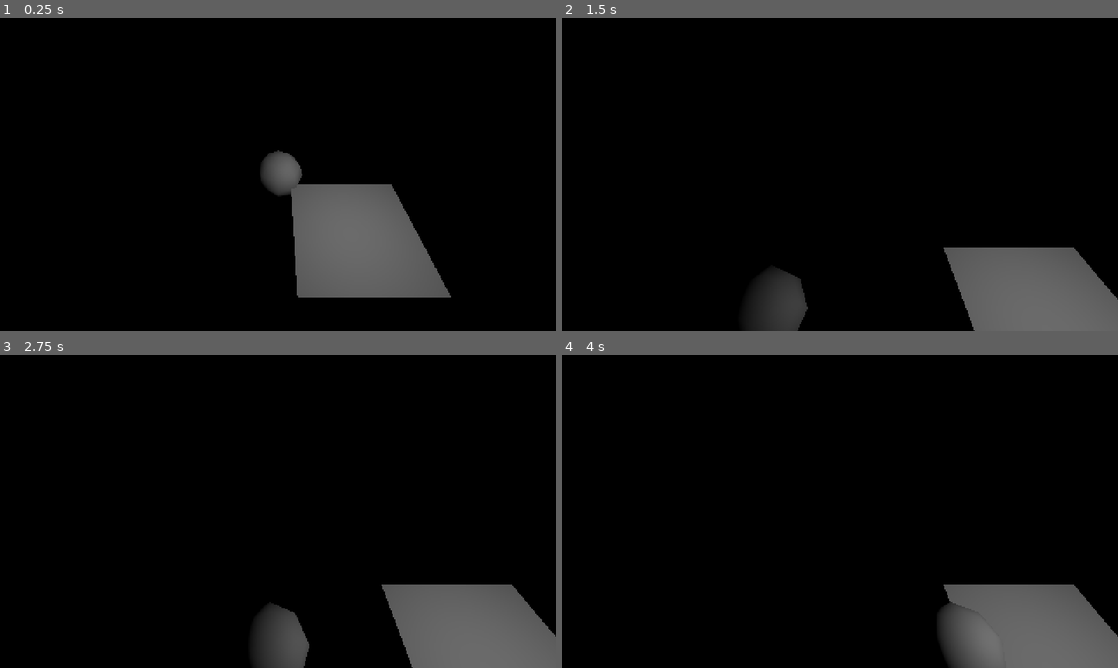
Above: before the commit, frames 1-4 (two rows, left to right).
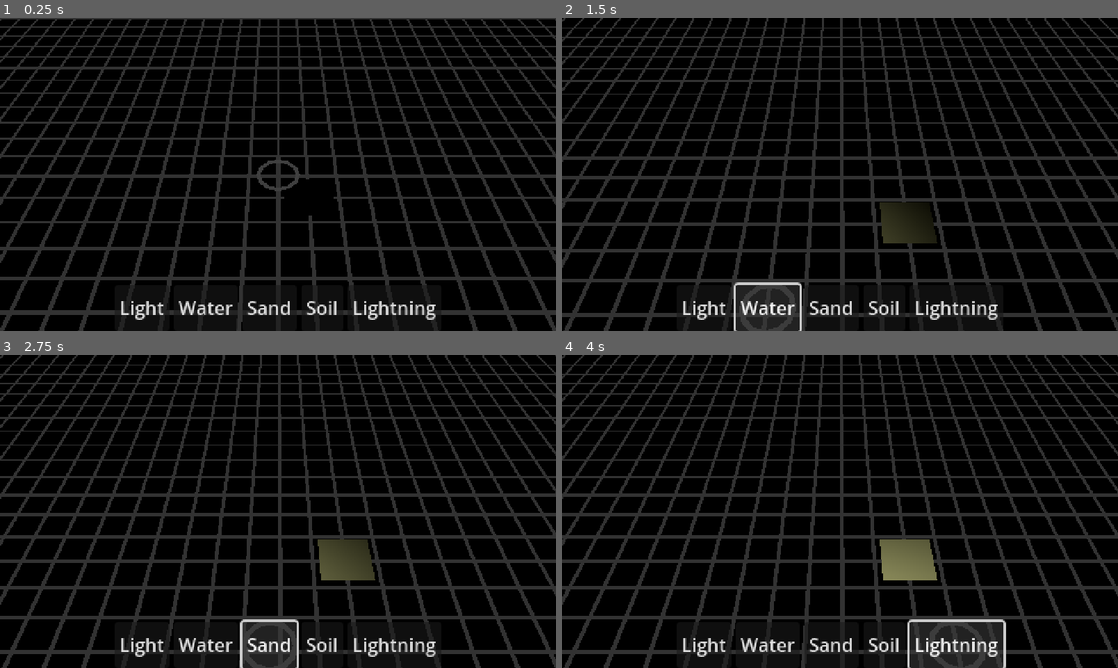
Above: after the commit, the same moments.

Repository: nulture/micro_jam_017_islands
Game: Godot game, scene res://scenes/world.tscn
The game is run twice, just before and just after one commit, with the same random seed, the same clock (stepped at 60 frames per second) and the same inputs.
Inputs (mouse positions are in pixels of both pictures, inside the frame that each line leads up to):
- Up to frame 1 (0.25 s): no input
- Up to frame 2 (1.5 s): click (706, 309) at 0.5 s, where only the run after the commit has a clickable "Light"; click (767, 309) at 1.25 s, where only the run after the commit has a clickable "Water"
- Up to frame 3 (2.75 s): click (266, 646) at 2 s, where only the run after the commit has a clickable "Sand"
- Up to frame 4 (4 s): click (884, 646) at 2.75 s, where only the run after the commit has a clickable "Soil"; click (956, 646) at 3.5 s, where only the run after the commit has a clickable "Lightning"

The runs differ from the first frame. In frame 1, 31% of the frame differs, in the area x 0-100%, y 0-100%; in frame 2, 30%; in frame 3, 31%; in frame 4, 31%.

Commit message:
Added light tool and grid

Diff:
--- /dev/null
+++ b/assets/materials/parallax_plane.tres
@@ -0,0 +1,11 @@
+[gd_resource type="ShaderMaterial" load_steps=3 format=3 uid="uid://dsrd6ulm7f4fx"]
+
+[ext_resource type="Shader" uid="uid://8fyn4icg3n44" path="res://assets/shaders/parallax_plane.tres" id="1_7wa3n"]
+[ext_resource type="Texture2D" uid="uid://0tjlbxl5y8cw" path="res://assets/textures/tile.png" id="2_4ujpq"]
+
+[resource]
+render_priority = 0
+shader = ExtResource("1_7wa3n")
+shader_parameter/uv_scale = Vector2(32, 32)
+shader_parameter/uv_parallax = Vector2(0.8, 0.8)
+shader_parameter/albedo = ExtResource("2_4ujpq")
--- /dev/null
+++ b/assets/shaders/parallax_plane.tres
@@ -0,0 +1,144 @@
+[gd_resource type="VisualShader" load_steps=13 format=3 uid="uid://8fyn4icg3n44"]
+
+[sub_resource type="VisualShaderNodeVectorDecompose" id="VisualShaderNodeVectorDecompose_gmrxe"]
+
+[sub_resource type="VisualShaderNodeVectorCompose" id="VisualShaderNodeVectorCompose_pytxk"]
+op_type = 0
+
+[sub_resource type="VisualShaderNodeVectorOp" id="VisualShaderNodeVectorOp_pasd6"]
+default_input_values = [0, Vector2(0, 0), 1, Vector2(0, 0)]
+op_type = 0
+operator = 2
+
+[sub_resource type="VisualShaderNodeVec2Parameter" id="VisualShaderNodeVec2Parameter_dblc7"]
+parameter_name = "uv_parallax"
+default_value_enabled = true
+default_value = Vector2(1, 1)
+
+[sub_resource type="VisualShaderNodeTexture2DParameter" id="VisualShaderNodeTexture2DParameter_6fpuq"]
+parameter_name = "albedo"
+texture_type = 1
+texture_filter = 1
+
+[sub_resource type="VisualShaderNodeTexture" id="VisualShaderNodeTexture_upchg"]
+source = 5
+
+[sub_resource type="VisualShaderNodeVectorDecompose" id="VisualShaderNodeVectorDecompose_7wcfy"]
+default_input_values = [0, Quaternion(0, 0, 0, 0)]
+op_type = 2
+
+[sub_resource type="VisualShaderNodeInput" id="VisualShaderNodeInput_bq75y"]
+input_name = "uv"
+
+[sub_resource type="VisualShaderNodeVec2Parameter" id="VisualShaderNodeVec2Parameter_ygsys"]
+parameter_name = "uv_scale"
+default_value_enabled = true
+default_value = Vector2(1, 1)
+
+[sub_resource type="VisualShaderNodeVectorOp" id="VisualShaderNodeVectorOp_xulon"]
+default_input_values = [0, Vector2(0, 0), 1, Vector2(0, 0)]
+op_type = 0
+operator = 2
+
+[sub_resource type="VisualShaderNodeVectorOp" id="VisualShaderNodeVectorOp_o11iv"]
+default_input_values = [0, Vector2(0, 0), 1, Vector2(0, 0)]
+op_type = 0
+
+[sub_resource type="VisualShaderNodeInput" id="VisualShaderNodeInput_8fbgn"]
+input_name = "node_position_world"
+
+[resource]
+code = "shader_type spatial;
+render_mode blend_mix, depth_draw_opaque, cull_back, diffuse_lambert, specular_schlick_ggx, unshaded;
+
+uniform vec2 uv_scale = vec2(1.000000, 1.000000);
+uniform vec2 uv_parallax = vec2(1.000000, 1.000000);
+uniform sampler2D albedo : source_color, filter_nearest;
+
+
+
+void fragment() {
+// Input:5
+	vec2 n_out5p0 = UV;
+
+
+// Vector2Parameter:6
+	vec2 n_out6p0 = uv_scale;
+
+
+// VectorOp:7
+	vec2 n_out7p0 = n_out5p0 * n_out6p0;
+
+
+// Input:9
+	vec3 n_out9p0 = NODE_POSITION_WORLD;
+
+
+// VectorDecompose:10
+	float n_out10p0 = n_out9p0.x;
+	float n_out10p1 = n_out9p0.y;
+	float n_out10p2 = n_out9p0.z;
+
+
+// VectorCompose:11
+	vec2 n_out11p0 = vec2(n_out10p0, n_out10p2);
+
+
+// Vector2Parameter:13
+	vec2 n_out13p0 = uv_parallax;
+
+
+// VectorOp:12
+	vec2 n_out12p0 = n_out11p0 * n_out13p0;
+
+
+// VectorOp:8
+	vec2 n_out8p0 = n_out7p0 + n_out12p0;
+
+
+	vec4 n_out3p0;
+// Texture2D:3
+	n_out3p0 = texture(albedo, n_out8p0);
+
+
+// VectorDecompose:4
+	float n_out4p0 = n_out3p0.x;
+	float n_out4p1 = n_out3p0.y;
+	float n_out4p2 = n_out3p0.z;
+	float n_out4p3 = n_out3p0.w;
+
+
+// Output:0
+	ALBEDO = vec3(n_out3p0.xyz);
+	ALPHA = n_out4p3;
+
+
+}
+"
+graph_offset = Vector2(-155.704, 24.5927)
+flags/unshaded = true
+nodes/fragment/2/node = SubResource("VisualShaderNodeTexture2DParameter_6fpuq")
+nodes/fragment/2/position = Vector2(-580, 300)
+nodes/fragment/3/node = SubResource("VisualShaderNodeTexture_upchg")
+nodes/fragment/3/position = Vector2(-120, 140)
+nodes/fragment/4/node = SubResource("VisualShaderNodeVectorDecompose_7wcfy")
+nodes/fragment/4/position = Vector2(60, 260)
+nodes/fragment/5/node = SubResource("VisualShaderNodeInput_bq75y")
+nodes/fragment/5/position = Vector2(-800, -420)
+nodes/fragment/6/node = SubResource("VisualShaderNodeVec2Parameter_ygsys")
+nodes/fragment/6/position = Vector2(-800, -340)
+nodes/fragment/7/node = SubResource("VisualShaderNodeVectorOp_xulon")
+nodes/fragment/7/position = Vector2(-240, -340)
+nodes/fragment/8/node = SubResource("VisualShaderNodeVectorOp_o11iv")
+nodes/fragment/8/position = Vector2(-520, -100)
+nodes/fragment/9/node = SubResource("VisualShaderNodeInput_8fbgn")
+nodes/fragment/9/position = Vector2(-1500, 120)
+nodes/fragment/10/node = SubResource("VisualShaderNodeVectorDecompose_gmrxe")
+nodes/fragment/10/position = Vector2(-1180, 120)
+nodes/fragment/11/node = SubResource("VisualShaderNodeVectorCompose_pytxk")
+nodes/fragment/11/position = Vector2(-1000, 100)
+nodes/fragment/12/node = SubResource("VisualShaderNodeVectorOp_pasd6")
+nodes/fragment/12/position = Vector2(-760, 80)
+nodes/fragment/13/node = SubResource("VisualShaderNodeVec2Parameter_dblc7")
+nodes/fragment/13/position = Vector2(-1220, 300)
+nodes/fragment/connections = PackedInt32Array(2, 0, 3, 2, 3, 0, 4, 0, 6, 0, 7, 1, 9, 0, 10, 0, 10, 0, 11, 0, 10, 2, 11, 1, 11, 0, 12, 0, 12, 0, 8, 1, 13, 0, 12, 1, 8, 0, 3, 0, 5, 0, 7, 0, 7, 0, 8, 0, 4, 3, 0, 1, 3, 0, 0, 0)
--- a/project.godot
+++ b/project.godot
@@ -10,7 +10,7 @@
 
 [application]
 
-config/name="micro_jam_017_islands"
+config/name="Let There Be Light"
 run/main_scene="res://scenes/world.tscn"
 config/features=PackedStringArray("4.2", "GL Compatibility")
 config/icon="res://icon.svg"
@@ -18,6 +18,10 @@
 [autoload]
 
 autoload="*res://addons/scrungly_tools/scripts/autoload.gd"
+
+[debug]
+
+gdscript/warnings/unused_parameter=0
 
 [display]
 
@@ -107,64 +111,64 @@
 "events": [Object(InputEventJoypadMotion,"resource_local_to_scene":false,"resource_name":"","device":-1,"axis":1,"axis_value":-1.0,"script":null)
 ]
 }
-item_slot_1={
+tool_slot_1={
 "deadzone": 0.5,
 "events": [Object(InputEventKey,"resource_local_to_scene":false,"resource_name":"","device":-1,"window_id":0,"alt_pressed":false,"shift_pressed":false,"ctrl_pressed":false,"meta_pressed":false,"pressed":false,"keycode":0,"physical_keycode":49,"key_label":0,"unicode":49,"echo":false,"script":null)
 ]
 }
-item_slot_2={
+tool_slot_2={
 "deadzone": 0.5,
 "events": [Object(InputEventKey,"resource_local_to_scene":false,"resource_name":"","device":-1,"window_id":0,"alt_pressed":false,"shift_pressed":false,"ctrl_pressed":false,"meta_pressed":false,"pressed":false,"keycode":0,"physical_keycode":50,"key_label":0,"unicode":50,"echo":false,"script":null)
 ]
 }
-item_slot_3={
+tool_slot_3={
 "deadzone": 0.5,
 "events": [Object(InputEventKey,"resource_local_to_scene":false,"resource_name":"","device":-1,"window_id":0,"alt_pressed":false,"shift_pressed":false,"ctrl_pressed":false,"meta_pressed":false,"pressed":false,"keycode":0,"physical_keycode":51,"key_label":0,"unicode":51,"echo":false,"script":null)
 ]
 }
-item_slot_4={
+tool_slot_4={
 "deadzone": 0.5,
 "events": [Object(InputEventKey,"resource_local_to_scene":false,"resource_name":"","device":-1,"window_id":0,"alt_pressed":false,"shift_pressed":false,"ctrl_pressed":false,"meta_pressed":false,"pressed":false,"keycode":0,"physical_keycode":52,"key_label":0,"unicode":52,"echo":false,"script":null)
 ]
 }
-item_slot_5={
+tool_slot_5={
 "deadzone": 0.5,
 "events": [Object(InputEventKey,"resource_local_to_scene":false,"resource_name":"","device":-1,"window_id":0,"alt_pressed":false,"shift_pressed":false,"ctrl_pressed":false,"meta_pressed":false,"pressed":false,"keycode":0,"physical_keycode":53,"key_label":0,"unicode":53,"echo":false,"script":null)
 ]
 }
-item_slot_6={
+tool_slot_6={
 "deadzone": 0.5,
 "events": [Object(InputEventKey,"resource_local_to_scene":false,"resource_name":"","device":-1,"window_id":0,"alt_pressed":false,"shift_pressed":false,"ctrl_pressed":false,"meta_pressed":false,"pressed":false,"keycode":0,"physical_keycode":54,"key_label":0,"unicode":54,"echo":false,"script":null)
 ]
 }
-item_slot_7={
+tool_slot_7={
 "deadzone": 0.5,
 "events": [Object(InputEventKey,"resource_local_to_scene":false,"resource_name":"","device":-1,"window_id":0,"alt_pressed":false,"shift_pressed":false,"ctrl_pressed":false,"meta_pressed":false,"pressed":false,"keycode":0,"physical_keycode":55,"key_label":0,"unicode":55,"echo":false,"script":null)
 ]
 }
-item_slot_8={
+tool_slot_8={
 "deadzone": 0.5,
 "events": [Object(InputEventKey,"resource_local_to_scene":false,"resource_name":"","device":-1,"window_id":0,"alt_pressed":false,"shift_pressed":false,"ctrl_pressed":false,"meta_pressed":false,"pressed":false,"keycode":0,"physical_keycode":56,"key_label":0,"unicode":56,"echo":false,"script":null)
 ]
 }
-item_slot_9={
+tool_slot_9={
 "deadzone": 0.5,
 "events": [Object(InputEventKey,"resource_local_to_scene":false,"resource_name":"","device":-1,"window_id":0,"alt_pressed":false,"shift_pressed":false,"ctrl_pressed":false,"meta_pressed":false,"pressed":false,"keycode":0,"physical_keycode":57,"key_label":0,"unicode":57,"echo":false,"script":null)
 ]
 }
-item_slot_left={
+tool_slot_left={
 "deadzone": 0.5,
 "events": [Object(InputEventMouseButton,"resource_local_to_scene":false,"resource_name":"","device":-1,"window_id":0,"a …(253 unchanged characters)…
 , Object(InputEventJoypadButton,"resource_local_to_scene":false,"resource_name":"","device":-1,"button_index":13,"pressure":0.0,"pressed":true,"script":null)
 ]
 }
-item_slot_right={
+tool_slot_right={
 "deadzone": 0.5,
 "events": [Object(InputEventMouseButton,"resource_local_to_scene":false,"resource_name":"","device":-1,"window_id":0,"a …(253 unchanged characters)…
 , Object(InputEventJoypadButton,"resource_local_to_scene":false,"resource_name":"","device":-1,"button_index":14,"pressure":0.0,"pressed":true,"script":null)
 ]
 }
-use_item={
+use_tool={
 "deadzone": 0.5,
 "events": [Object(InputEventMouseButton,"resource_local_to_scene":false,"resource_name":"","device":-1,"window_id":0,"a …(253 unchanged characters)…
 , Object(InputEventJoypadButton,"resource_local_to_scene":false,"resource_name":"","device":-1,"button_index":0,"pressure":0.0,"pressed":true,"script":null)
@@ -177,3 +181,5 @@
 renderer/rendering_method="gl_compatibility"
 renderer/rendering_method.mobile="gl_compatibility"
 textures/default_filters/anisotropic_filtering_level=0
+textures/decals/filter=0
+textures/light_projectors/filter=0
--- a/scenes/player_camera.tscn
+++ b/scenes/player_camera.tscn
@@ -1,11 +1,15 @@
-[gd_scene load_steps=4 format=3 uid="uid://kyw7ggafjjsx"]
+[gd_scene load_steps=6 format=3 uid="uid://kyw7ggafjjsx"]
 
 [ext_resource type="Script" path="res://scripts/player_camera.gd" id="1_kiklo"]
 [ext_resource type="PackedScene" uid="uid://bagdyfnn5e2og" path="res://scenes/player_cursor.tscn" id="2_pmace"]
+[ext_resource type="Material" uid="uid://dsrd6ulm7f4fx" path="res://assets/materials/parallax_plane.tres" id="3_cwafo"]
 
-[sub_resource type="Environment" id="Environment_mwlrm"]
+[sub_resource type="Environment" id="Environment_j8r2m"]
 background_mode = 1
-background_energy_multiplier = 0.0
+
+[sub_resource type="PlaneMesh" id="PlaneMesh_mrrj1"]
+material = ExtResource("3_cwafo")
+size = Vector2(40, 40)
 
 [node name="camera_root" type="Node3D"]
 script = ExtResource("1_kiklo")
@@ -14,8 +18,13 @@
 edges_thickness = 5.0
 
 [node name="camera_3d" type="Camera3D" parent="."]
-transform = Transform3D(1, 0, 0, 0, 0.707107, 0.707107, 0, -0.707107, 0.707107, 0, 3, 3)
-environment = SubResource("Environment_mwlrm")
+transform = Transform3D(1, 0, 0, 0, 0.707107, 0.707107, 0, -0.707107, 0.707107, 0, 13, 13)
+environment = SubResource("Environment_j8r2m")
+fov = 40.0
 
 [node name="cursor_root" parent="." node_paths=PackedStringArray("camera") instance=ExtResource("2_pmace")]
 camera = NodePath("../camera_3d")
+
+[node name="void_plane" type="MeshInstance3D" parent="."]
+transform = Transform3D(1, 0, 0, 0, 1, 0, 0, 0, 1, 0, -0.1, 0)
+mesh = SubResource("PlaneMesh_mrrj1")
--- a/scenes/player_cursor.tscn
+++ b/scenes/player_cursor.tscn
@@ -1,15 +1,24 @@
-[gd_scene load_steps=3 format=3 uid="uid://bagdyfnn5e2og"]
+[gd_scene load_steps=5 format=3 uid="uid://bagdyfnn5e2og"]
 
 [ext_resource type="Script" path="res://scripts/player_cursor.gd" id="1_lxjdj"]
+[ext_resource type="PackedScene" uid="uid://b3emtkoliqfm" path="res://scenes/player_tools/tool_light.tscn" id="2_wrebh"]
 
-[sub_resource type="SphereMesh" id="SphereMesh_b2fqv"]
-radial_segments = 8
-rings = 5
+[sub_resource type="StandardMaterial3D" id="StandardMaterial3D_kxw0x"]
+shading_mode = 0
+albedo_color = Color(0.2484, 0.2484, 0.2484, 1)
+
+[sub_resource type="TorusMesh" id="TorusMesh_n4mtk"]
+material = SubResource("StandardMaterial3D_kxw0x")
+inner_radius = 0.75
+rings = 12
+ring_segments = 3
 
 [node name="cursor_root" type="Node3D"]
 script = ExtResource("1_lxjdj")
 mouse_plane = Plane(0, 1, 0, 0)
 stick_speed = 5.0
+player_tools = Array[PackedScene]([ExtResource("2_wrebh")])
 
 [node name="mesh_instance_3d" type="MeshInstance3D" parent="."]
-mesh = SubResource("SphereMesh_b2fqv")
+transform = Transform3D(1, 0, 0, 0, 0.1, 0, 0, 0, 1, 0, 0, 0)
+mesh = SubResource("TorusMesh_n4mtk")
--- /dev/null
+++ b/scenes/player_tools/item_base.tscn
@@ -0,0 +1,3 @@
+[gd_scene format=3 uid="uid://hwok4xxd2hos"]
+
+[node name="item_base" type="Node3D"]
--- /dev/null
+++ b/scenes/player_tools/item_light.tscn
@@ -0,0 +1,11 @@
+[gd_scene load_steps=2 format=3 uid="uid://d27n6f2inetnl"]
+
+[ext_resource type="PackedScene" uid="uid://hwok4xxd2hos" path="res://scenes/player_tools/item_base.tscn" id="1_67xv4"]
+
+[node name="item_base" instance=ExtResource("1_67xv4")]
+
+[node name="omni_light_3d" type="OmniLight3D" parent="." index="0"]
+transform = Transform3D(1, 0, 0, 0, 1, 0, 0, 0, 1, 0, 5, 0)
+light_color = Color(1, 1, 0.666667, 1)
+light_energy = 2.0
+omni_range = 10.0
--- /dev/null
+++ b/scenes/player_tools/tool_base.tscn
@@ -0,0 +1,3 @@
+[gd_scene format=3 uid="uid://b1e4y82nhidct"]
+
+[node name="tool_base" type="Node3D"]
--- /dev/null
+++ b/scenes/player_tools/tool_light.tscn
@@ -0,0 +1,9 @@
+[gd_scene load_steps=4 format=3 uid="uid://b3emtkoliqfm"]
+
+[ext_resource type="PackedScene" uid="uid://b1e4y82nhidct" path="res://scenes/player_tools/tool_base.tscn" id="1_lmut8"]
+[ext_resource type="Script" path="res://scripts/player_tools/tool_light.gd" id="2_gbsbb"]
+[ext_resource type="PackedScene" uid="uid://d27n6f2inetnl" path="res://scenes/player_tools/item_light.tscn" id="3_g3wc5"]
+
+[node name="tool_light" instance=ExtResource("1_lmut8")]
+script = ExtResource("2_gbsbb")
+item_prefab = ExtResource("3_g3wc5")
--- /dev/null
+++ b/scenes/ui/items.tscn
@@ -0,0 +1,42 @@
+[gd_scene format=3 uid="uid://ck7mrxogelqqu"]
+
+[node name="items" type="Control"]
+layout_mode = 3
+anchors_preset = 15
+anchor_right = 1.0
+anchor_bottom = 1.0
+grow_horizontal = 2
+grow_vertical = 2
+
+[node name="h_box_container" type="HBoxContainer" parent="."]
+layout_mode = 1
+anchors_preset = 7
+anchor_left = 0.5
+anchor_top = 1.0
+anchor_right = 0.5
+anchor_bottom = 1.0
+offset_left = -53.0
+offset_top = -40.0
+offset_right = 53.0
+grow_horizontal = 2
+grow_vertical = 0
+
+[node name="button" type="Button" parent="h_box_container"]
+layout_mode = 2
+text = "Light"
+
+[node name="button_2" type="Button" parent="h_box_container"]
+layout_mode = 2
+text = "Water"
+
+[node name="button_3" type="Button" parent="h_box_container"]
+layout_mode = 2
+text = "Sand"
+
+[node name="button_4" type="Button" parent="h_box_container"]
+layout_mode = 2
+text = "Soil"
+
+[node name="button_5" type="Button" parent="h_box_container"]
+layout_mode = 2
+text = "Lightning"
--- a/scenes/world.tscn
+++ b/scenes/world.tscn
@@ -1,15 +1,17 @@
-[gd_scene load_steps=3 format=3 uid="uid://bwln06s0mijil"]
+[gd_scene load_steps=4 format=3 uid="uid://bwln06s0mijil"]
 
+[ext_resource type="PackedScene" uid="uid://ck7mrxogelqqu" path="res://scenes/ui/items.tscn" id="1_418ir"]
 [ext_resource type="PackedScene" uid="uid://kyw7ggafjjsx" path="res://scenes/player_camera.tscn" id="1_n7dex"]
 
 [sub_resource type="PlaneMesh" id="PlaneMesh_a6dcr"]
 
 [node name="world" type="Node3D"]
 
+[node name="canvas_layer" type="CanvasLayer" parent="."]
+
+[node name="items" parent="canvas_layer" instance=ExtResource("1_418ir")]
+
 [node name="mesh_instance_3d" type="MeshInstance3D" parent="."]
 mesh = SubResource("PlaneMesh_a6dcr")
 
-[node name="omni_light_3d" type="OmniLight3D" parent="mesh_instance_3d"]
-transform = Transform3D(1, 0, 0, 0, 1, 0, 0, 0, 1, 0, 2, 0)
-
 [node name="camera_root" parent="." instance=ExtResource("1_n7dex")]
--- a/scripts/player_camera.gd
+++ b/scripts/player_camera.gd
@@ -13,7 +13,7 @@
 
 # Called every frame. 'delta' is the elapsed time since the previous frame.
 func _process(delta: float) -> void:
-	var edges_vector : Vector3
+	var edges_vector = Vector3.ZERO
 	if mouse_position.x < edges_thickness :
 		edges_vector.x -= 1.0
 	elif mouse_position.x > edges_boundary.x :
--- a/scripts/player_cursor.gd
+++ b/scripts/player_cursor.gd
@@ -4,11 +4,33 @@
 @export var mouse_plane : Plane
 @export var stick_speed : float = 1.0
 
+@export var player_tools : Array[PackedScene]
+
 var mouse_position : Vector2
 var stick_vector : Vector3
 var mouse_enabled : bool
 
+var _tool_index : int = -1
+var tool_index : int = 0 :
+	get : return _tool_index
+	set (value) :
+		if _tool_index == value || value >= player_tools.size() : return
+		_tool_index = value
+
+		active_tool = player_tools[_tool_index].instantiate() as PlayerTool
+
+var _active_tool : PlayerTool
+var active_tool : PlayerTool :
+	get : return _active_tool
+	set (value) :
+		if _active_tool != null :
+			_active_tool.queue_free()
+
+		_active_tool = value
+		add_child(_active_tool)
+
 func _ready() -> void:
+	tool_index = 0
 	pass
 
 func _process(delta: float) -> void:
@@ -27,3 +49,26 @@
 		mouse_position = event.position
 	elif input.length_squared() != 0.0 :
 		mouse_enabled = false
+
+	if Input.is_action_just_pressed("tool_slot_1") :
+		tool_index = 0
+	if Input.is_action_just_pressed("tool_slot_2") :
+		tool_index = 1
+	if Input.is_action_just_pressed("tool_slot_3") :
+		tool_index = 2
+	if Input.is_action_just_pressed("tool_slot_4") :
+		tool_index = 3
+	if Input.is_action_just_pressed("tool_slot_5") :
+		tool_index = 4
+	if Input.is_action_just_pressed("tool_slot_6") :
+		tool_index = 5
+	if Input.is_action_just_pressed("tool_slot_7") :
+		tool_index = 6
+	if Input.is_action_just_pressed("tool_slot_8") :
+		tool_index = 7
+	if Input.is_action_just_pressed("tool_slot_9") :
+		tool_index = 8
+	if Input.is_action_just_pressed("tool_slot_left") :
+		tool_index -= 1
+	if Input.is_action_just_pressed("tool_slot_right") :
+		tool_index += 1
--- /dev/null
+++ b/scripts/player_tools/player_tool.gd
@@ -0,0 +1,16 @@
+class_name PlayerTool
+extends Node3D
+
+@export var item_prefab : PackedScene
+
+func _input(event: InputEvent) -> void:
+	if Input.is_action_just_pressed("use_tool") :
+		tool_press()
+	elif Input.is_action_just_released("use_tool") :
+		tool_release()
+
+func tool_press() -> void :
+	pass
+
+func tool_release() -> void :
+	pass
--- /dev/null
+++ b/scripts/player_tools/tool_light.gd
@@ -0,0 +1,9 @@
+extends PlayerTool
+
+func tool_press() -> void :
+	var item = item_prefab.instantiate()
+	get_tree().root.add_child(item)
+	item.global_position = global_position
+
+func tool_release() -> void :
+	pass
Binary file changed: assets/textures/tile.aseprite
Binary file changed: assets/textures/tile.png
